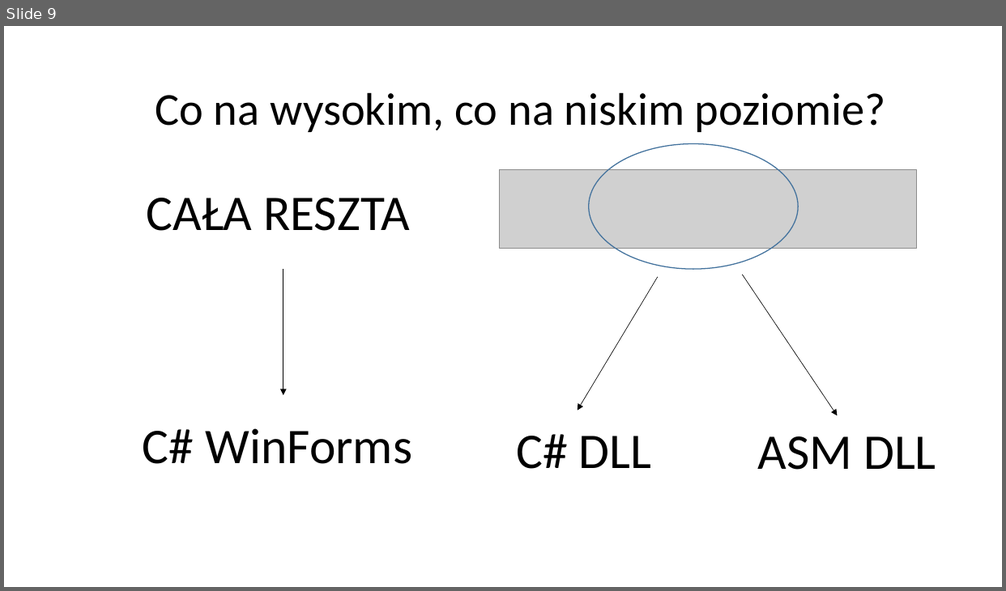
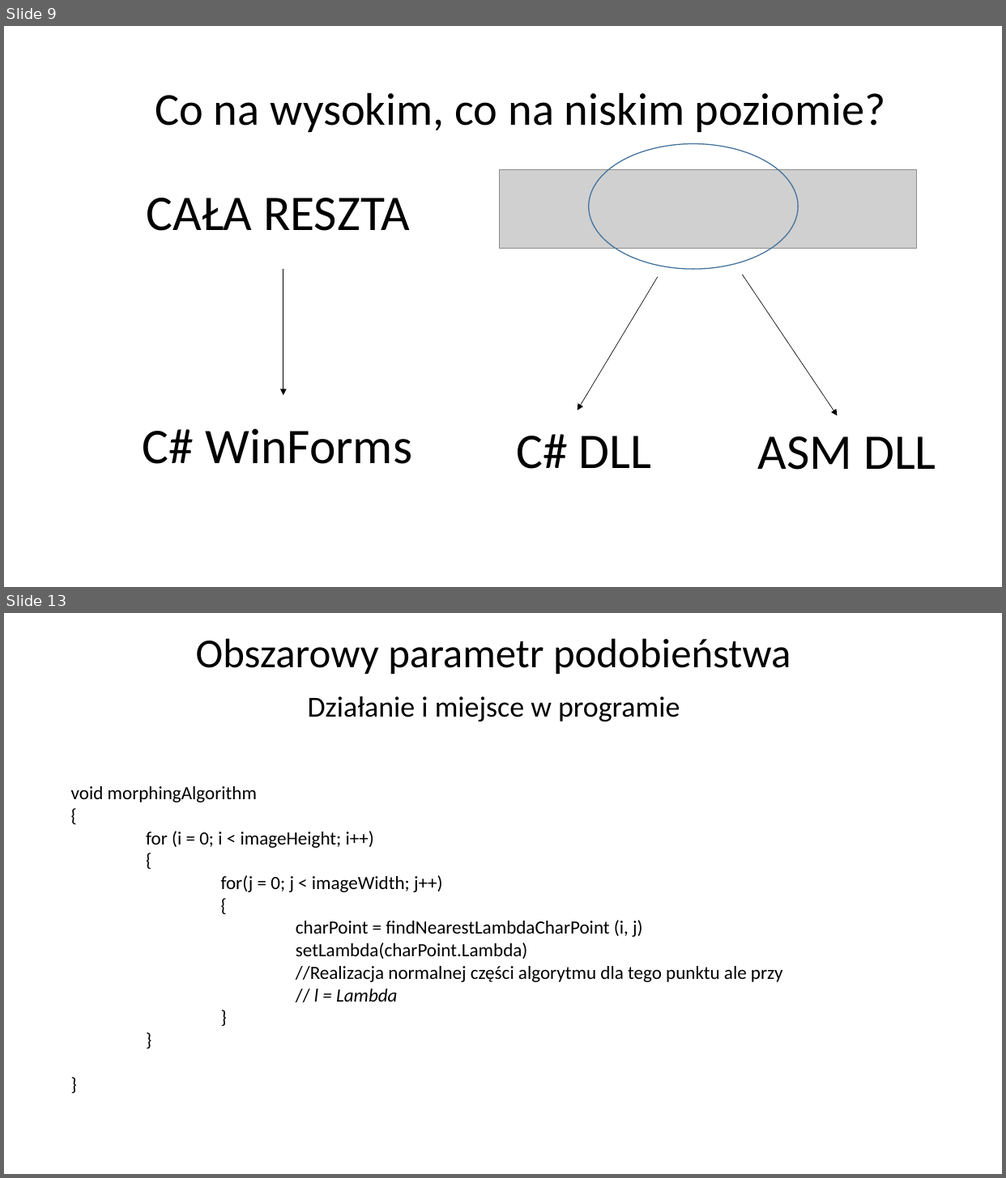
Before and after one commit to Gazda70/Image-Morphing, a slide deck: Morphing obrazów.pptx. Shown one above the other, each under a label of ours: slide 9 before the commit, slides 9 and 13 after it; the slides between them are not shown. The pictures are 1006x591 and 1006x1178 pixels, drawn with LibreOffice and Linux fonts; fonts in the diff are those of the drawing; grey boxes stand for pictures. Boxes give left, top, right and bottom in pixels: in the first picture for what was removed or moved away, otherwise in the second. Text is boxed around its words. In the diff, an @@ line names an element or a change of style, - is before the commit and + after.

```diff
--- a/Morphing obrazów.pptx
+++ b/Morphing obrazów.pptx
@@ slide 13 added at [4, 613, 1002, 1174], background #FFFFFF @@
@@ title added at [196, 638, 791, 675], 39.6 pt, text #000000 @@
+Obszarowy parametr podobieństwa
@@ text added at [308, 696, 680, 722], 28 pt, text #000000 @@
+Działanie i miejsce w programie
@@ text added at [71, 786, 783, 1002], 18 pt, text #000000 @@
+void morphingAlgorithm
+{
+for (i = 0; i < imageHeight; i++)
+{
+for(j = 0; j < imageWidth; j++)
+{
+charPoint = findNearestLambdaCharPoint (i, j)
+setLambda(charPoint.Lambda)
+//Realizacja normalnej części algorytmu dla tego punktu ale przy
+// l = Lambda
+}
+}
+}
```
Also in this commit, not shown: 2 slides changed, 4 other slides added, 2 slides removed, 2 other files.
